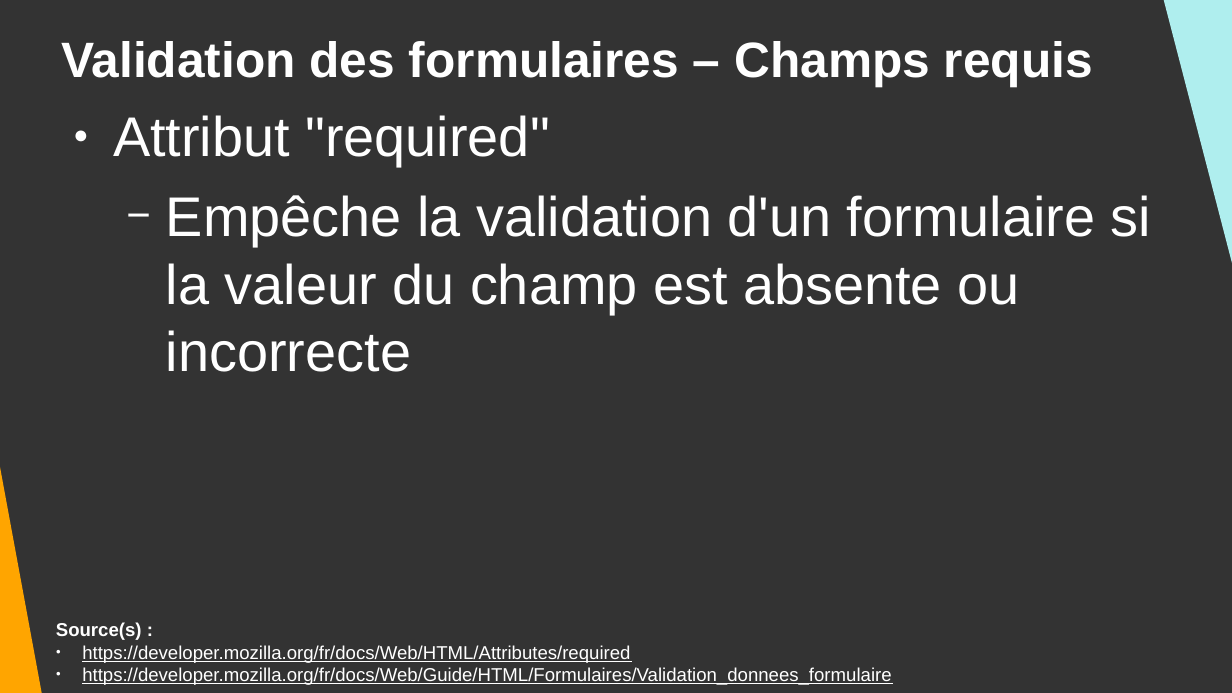
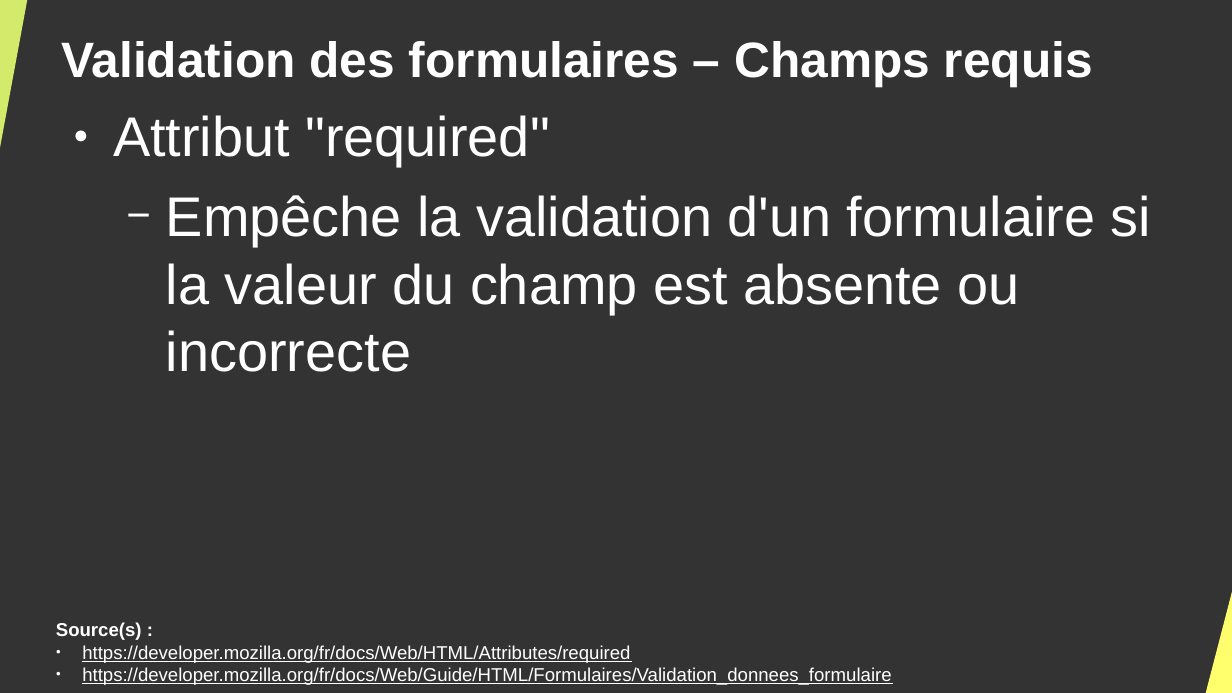
Before and after one commit to DanYellow/cours, a slide deck: slide 71 of integration-web-s1/travaux-pratiques/numero-2/presentation.odp. Drawn at 1232x693 pixels with LibreOffice and Linux fonts; fonts in the diff are those of the drawing. Boxes give left, top, right and bottom in pixels: in the first picture for what was removed or moved away, otherwise in the second. Text is boxed around its words. In the diff, an @@ line names an element or a change of style, - is before the commit and + after.

```diff
--- a/integration-web-s1/travaux-pratiques/numero-2/presentation.odp
+++ b/integration-web-s1/travaux-pratiques/numero-2/presentation.odp
@@ right triangle: place and size @@
-right triangle at box(0, 104, 45, 693)
+right triangle at box(0, 0, 50, 483)
@@ right triangle at box(0, 0, 50, 483): fill #FFA500 to #D4EA6B; mirrored @@
@@ right triangle removed at box(1157, 0, 1232, 331) @@
@@ right triangle added at box(1184, 423, 1232, 693), fill #FFFF6D @@
```
Also in this commit, not shown: 25 other slides changed, 1 other file.
